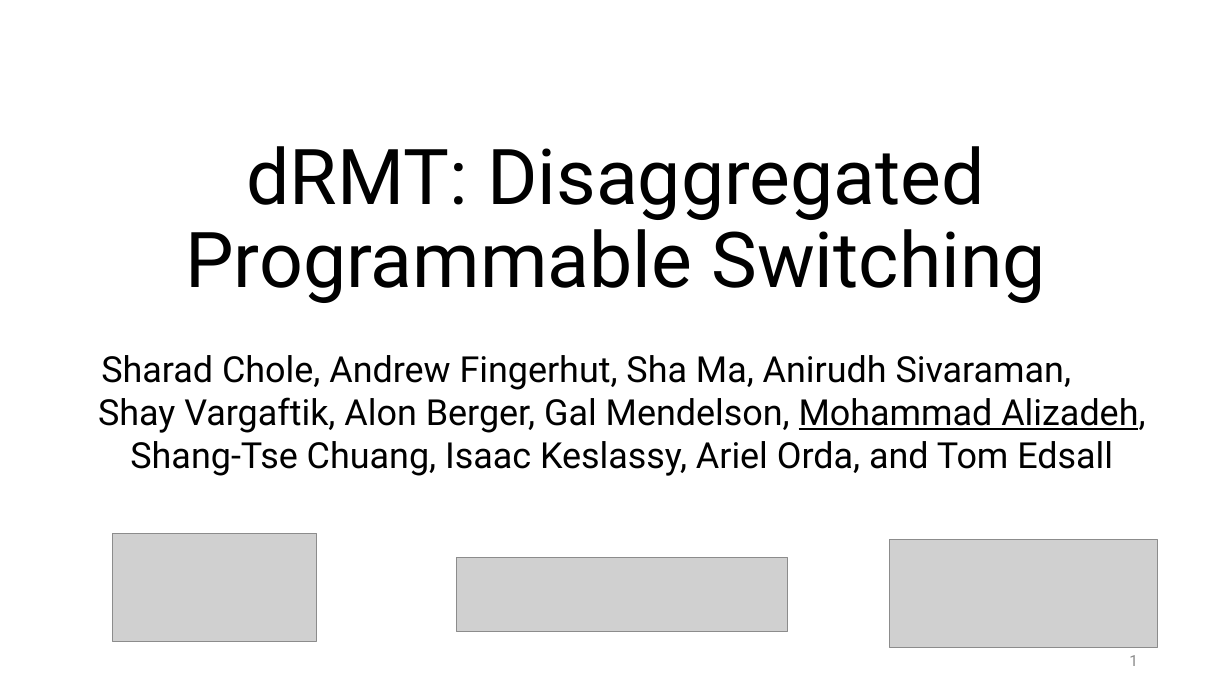
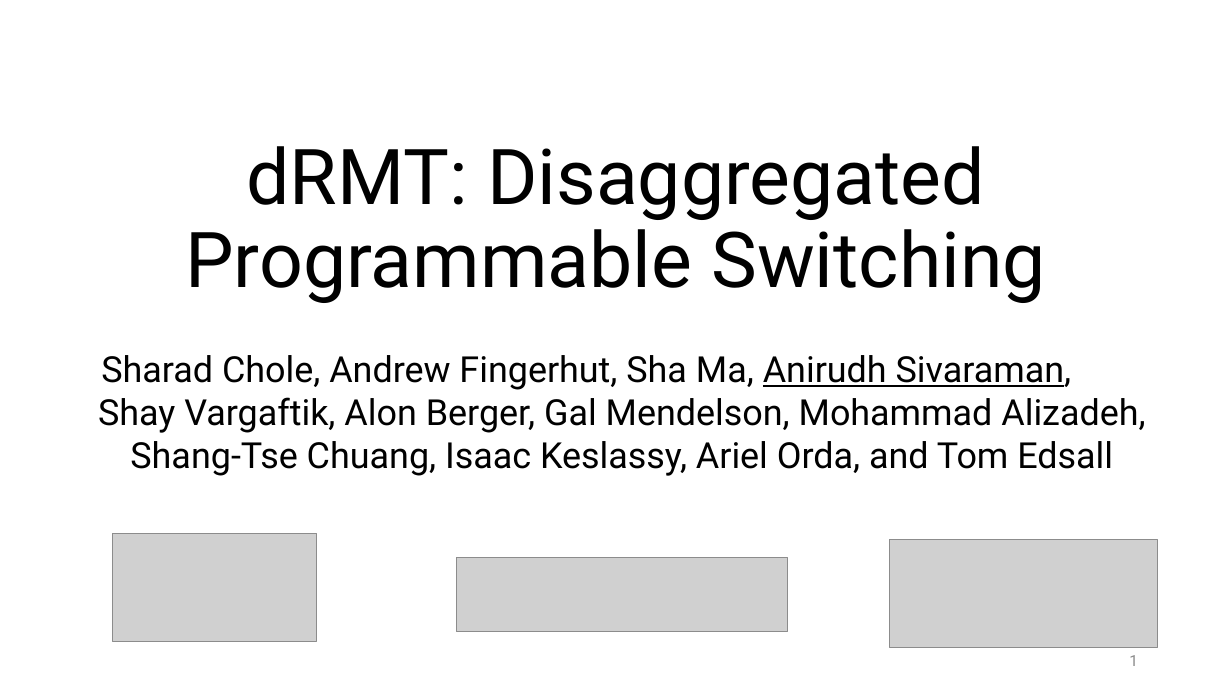
Before and after one commit to anirudhSK/drmt_talk, a slide deck: slide 1 of drmt.pptx. Drawn at 1232x693 pixels with LibreOffice and Linux fonts; fonts in the diff are those of the drawing; grey boxes stand for pictures. Boxes give left, top, right and bottom in pixels: in the first picture for what was removed or moved away, otherwise in the second. Text is boxed around its words. In the diff, an @@ line names an element or a change of style, - is before the commit and + after.

```diff
--- a/drmt.pptx
+++ b/drmt.pptx
@@ subtitle "Sharad Chole, Andrew Fingerhut, Sha ..." at [98, 355, 1145, 476]: underline on in "Anirudh Sivaraman,"; underline off in "Mohammad Alizadeh," @@
```
Also in this commit, not shown: 1 other slide changed.
